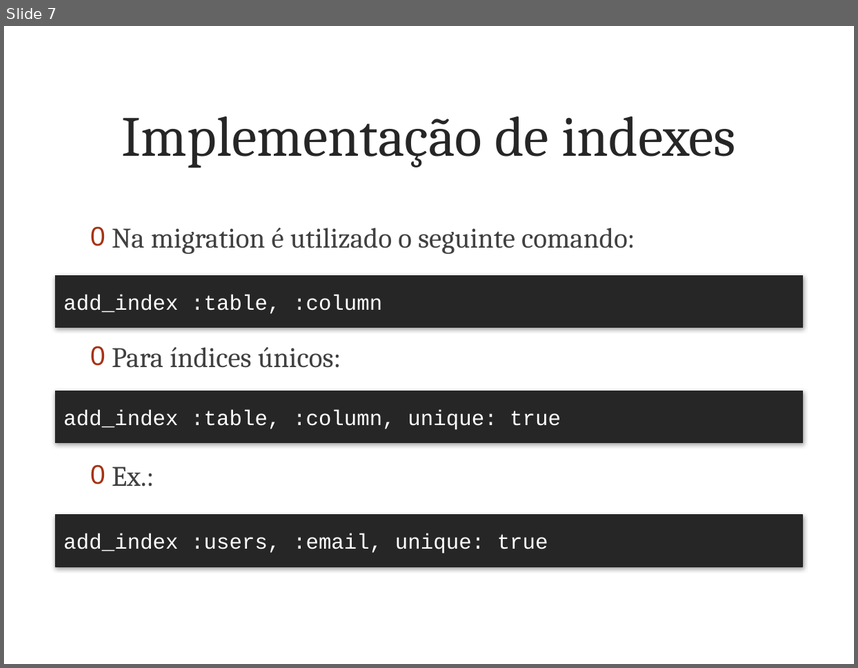
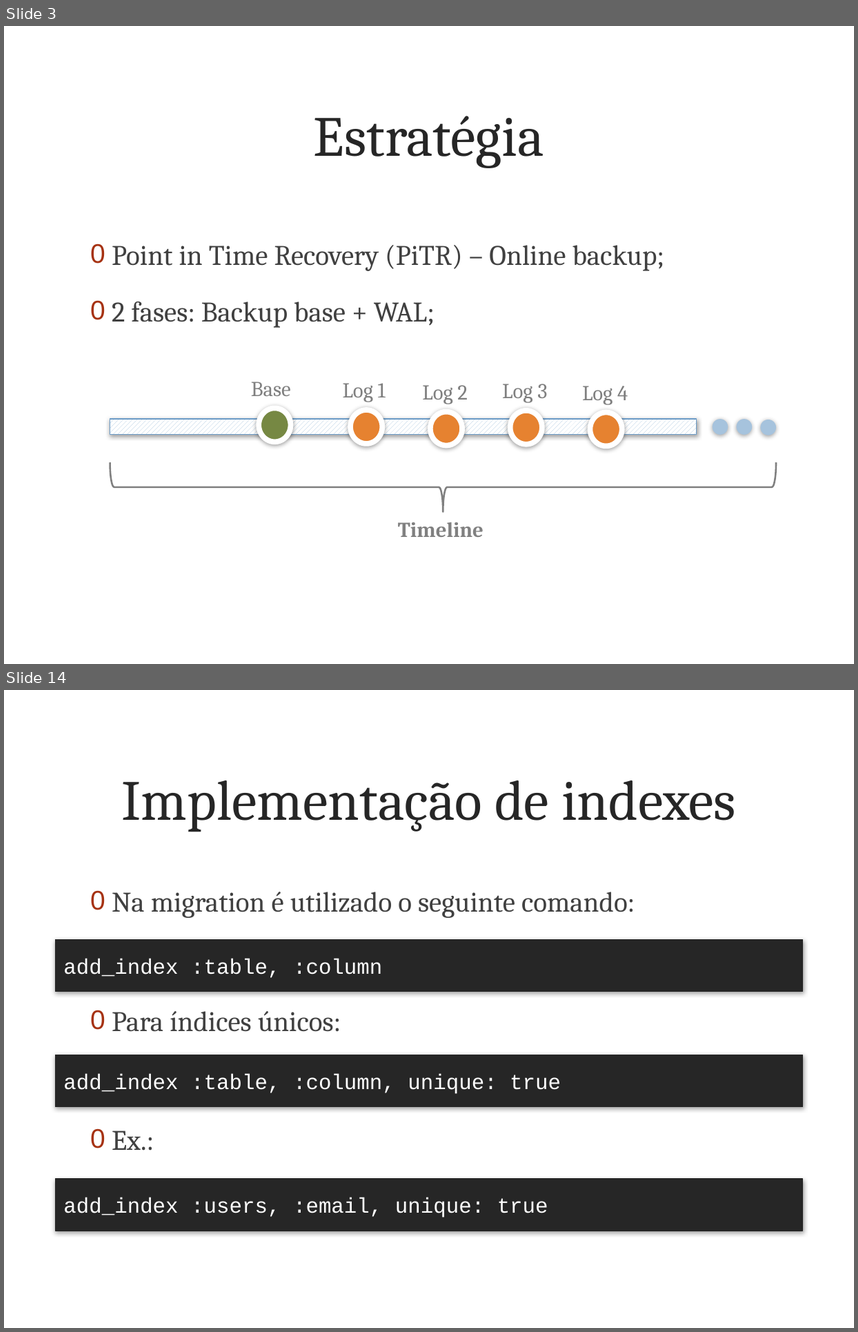
Before and after one commit to marcoafilho/my-last-project, a slide deck: doc/articles/part3/presentation.pptx. Shown one above the other, each under a label of ours: slide 7 before the commit, slides 3 and 14 after it; the slides between them are not shown. The pictures are 858x668 and 858x1332 pixels, drawn with LibreOffice and Linux fonts; fonts in the diff are those of the drawing; background and template pictures are left out. Boxes give left, top, right and bottom in pixels: in the first picture for what was removed or moved away, otherwise in the second. Text is boxed around its words. In the diff, an @@ line names an element or a change of style, - is before the commit and + after.

```diff
--- a/doc/articles/part3/presentation.pptx
+++ b/doc/articles/part3/presentation.pptx
@@ slide 3 added at bbox=[4, 26, 854, 664], background picture (left out) @@
@@ title added at bbox=[314, 116, 544, 168], 48 pt, text #262626 @@
+Estratégia
@@ text added at bbox=[112, 245, 665, 328], 24 pt, text #404040 @@
+0 Point in Time Recovery (PiTR) – Online backup;
+0 2 fases: Backup base + WAL;
@@ text added at bbox=[251, 381, 291, 396], 18 pt, text #7F7F7F @@
+Base
@@ text added at bbox=[343, 383, 386, 402], 18 pt, text #7F7F7F @@
+Log 1
@@ text added at bbox=[422, 385, 468, 404], 18 pt, text #7F7F7F @@
+Log 2
@@ text added at bbox=[502, 383, 547, 403], 18 pt, text #7F7F7F @@
+Log 3
@@ text added at bbox=[582, 385, 628, 405], 18 pt, text #7F7F7F @@
+Log 4
@@ rectangle added at bbox=[110, 419, 697, 434], fill pattern #A6C3DD on #FFFFFF, outline #6B9BC7 0.75 pt @@
@@ ellipse added at bbox=[259, 408, 291, 441], fill #768843, outline #FFFFFF 4.5 pt @@
@@ ellipse added at bbox=[351, 410, 383, 443], fill #E68230, outline #FFFFFF 4.5 pt @@
@@ ellipse added at bbox=[430, 411, 463, 445], fill #E68230, outline #FFFFFF 4.5 pt @@
@@ ellipse added at bbox=[510, 410, 543, 444], fill #E68230, outline #FFFFFF 4.5 pt @@
@@ ellipse added at bbox=[590, 412, 623, 446], fill #E68230, outline #FFFFFF 4.5 pt @@
@@ ellipse added at bbox=[712, 419, 727, 434], fill #A6C3DD @@
@@ ellipse added at bbox=[737, 419, 752, 434], fill #A6C3DD @@
@@ ellipse added at bbox=[760, 419, 776, 435], fill #A6C3DD @@
@@ left brace added at bbox=[110, 462, 776, 511], outline #808080 1.5 pt @@
@@ text added at bbox=[398, 521, 484, 537], 18 pt, text #808080, bold @@
+Timeline
@@ what was slide 7 is now slide 14 @@
```
Also in this commit, not shown: 1 slide changed, 11 other slides added, 5 slides removed, 39 other files.
